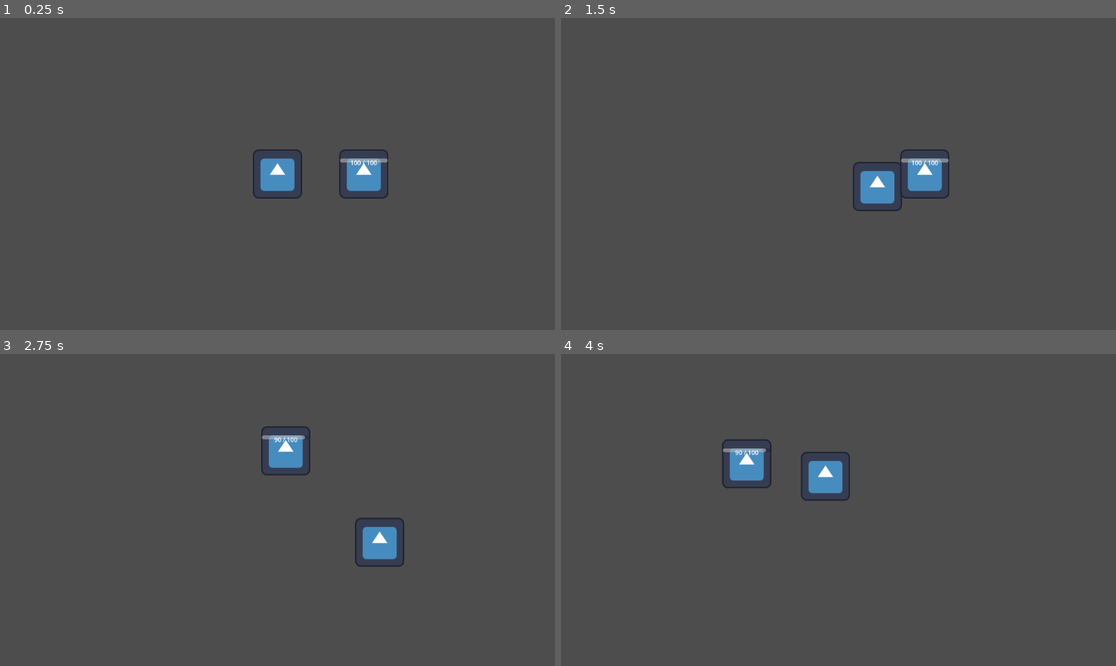
Above: before the commit, frames 1-4 (two rows, left to right).
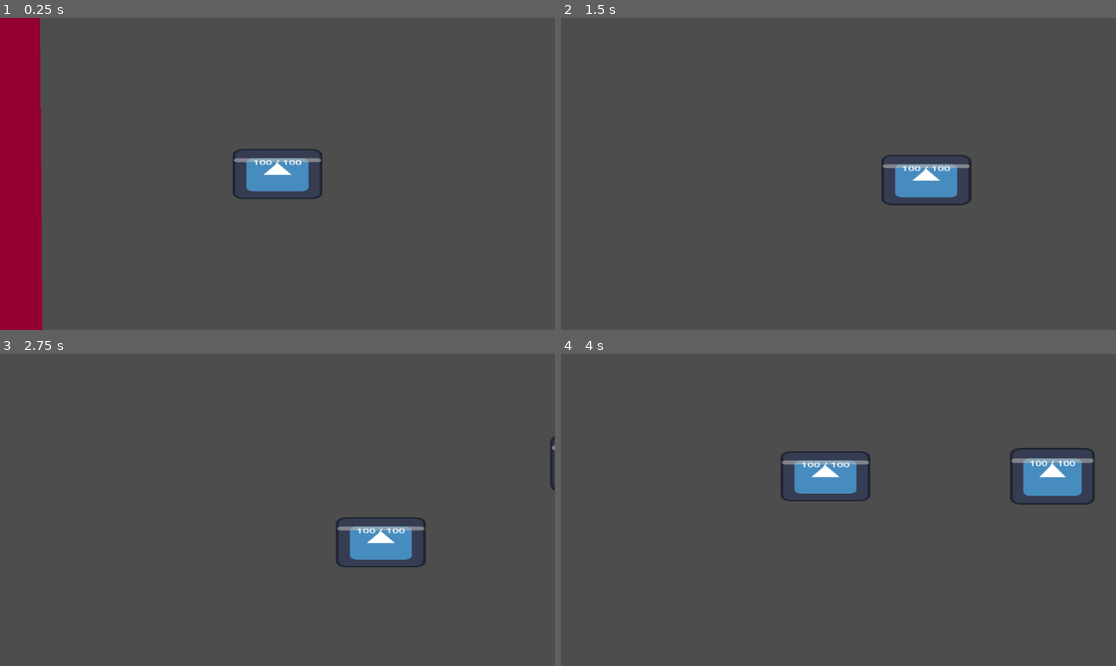
Above: after the commit, the same moments.

Repository: JetDragon2021/monster-arena
Game: Godot game, scene res://main.tscn
The game is run twice, just before and just after one commit, with the same random seed, the same clock (stepped at 60 frames per second) and the same inputs. The engine's default icon, where the game draws it, is replaced by a stand-in: a white triangle on a blue panel in a dark square.
Inputs (mouse positions are in pixels of both pictures, inside the frame that each line leads up to):
- Up to frame 1 (0.25 s): no input
- Up to frame 2 (1.5 s): tap Enter at 0.5 s; move the mouse to (960, 158) at 0.52 s; hold D (move_right) 0.53-1.28 s; click (960, 158) at 0.6 s; tap Space (dodge) at 0.8, 1.35 s; move the mouse to (727, 189) at 1.27 s; hold S (move_down) from 1.28 s (still down)
- Up to frame 3 (2.75 s): click (166, 525) at 1.55 s; move the mouse to (333, 441) at 2.02 s; release S (move_down) at 2.03 s; hold D (move_right) from 2.03 s (still down); click (333, 441) at 2.1 s; tap Space (dodge) at 2.3 s
- Up to frame 4 (4 s): move the mouse to (810, 572) at 2.77 s; release D (move_right) at 2.78 s; hold W (move_up) 2.78-3.53 s; tap Space (dodge) at 2.85, 3.8 s; click (810, 572) at 3.05 s; move the mouse to (1005, 556) at 3.52 s; hold A (move_left) from 3.53 s (still down); click (1005, 556) at 3.6 s

The runs differ from the first frame. In frame 1, 9.4% of the frame differs, in the area x 0-70%, y 0-100%; in frame 2, 2.3%; in frame 3, 2.1%; in frame 4, 3.7%.

Commit message:
combat kinda working

Diff:
--- /dev/null
+++ b/arena.gd
@@ -0,0 +1,16 @@
+extends Node2D
+
+@onready var boundaries = $Boundaries
+@onready var top_wall = $Boundaries/TopWall
+@onready var bottom_wall = $Boundaries/BottomWall
+@onready var left_wall = $Boundaries/LeftWall
+@onready var right_wall = $Boundaries/RightWall
+
+@onready var top_wall_rect = $Boundaries/TopWallRect
+@onready var bottom_wall_rect = $Boundaries/BottomWallRect
+@onready var left_wall_rect = $Boundaries/LeftWallRect
+@onready var right_wall_rect = $Boundaries/RightWallRect
+
+func _ready():
+	# No additional setup needed
+	pass
--- a/arena.tscn
+++ b/arena.tscn
@@ -1,26 +1,180 @@
-[gd_scene load_steps=2 format=3 uid="uid://btkr5v6rhj8hg"]
+[gd_scene load_steps=9 format=3 uid="uid://btkr5v6rhj8hg"]
+
+[ext_resource type="Script" path="res://arena.gd" id="1_qlwqg"]
+[ext_resource type="Script" path="res://player.gd" id="2_player"]
+[ext_resource type="Script" path="res://dummy_monster.gd" id="3_monster"]
+[ext_resource type="Texture2D" uid="uid://dijw6tku1yt3l" path="res://icon.svg" id="5_monster_texture"]
 
 [sub_resource type="RectangleShape2D" id="RectangleShape2D_1"]
-size = Vector2(1152, 64)
+size = Vector2(116.239, 140.885)
+
+[sub_resource type="RectangleShape2D" id="RectangleShape2D_2"]
+size = Vector2(73.5938, 100)
+
+[sub_resource type="RectangleShape2D" id="RectangleShape2D_3"]
+size = Vector2(200, 200)
+
+[sub_resource type="RectangleShape2D" id="RectangleShape2D_4"]
+size = Vector2(150, 150)
 
 [node name="Arena" type="Node2D"]
+script = ExtResource("1_qlwqg")
 
 [node name="Boundaries" type="StaticBody2D" parent="."]
+scale = Vector2(2.64, 2.04)
+collision_mask = 3
 
 [node name="TopWall" type="CollisionShape2D" parent="Boundaries"]
-position = Vector2(576, 0)
+position = Vector2(593.04, 4.90196)
+scale = Vector2(9.45184, 0.357946)
 shape = SubResource("RectangleShape2D_1")
+debug_color = Color(0.572549, 0, 0.298039, 1)
 
 [node name="BottomWall" type="CollisionShape2D" parent="Boundaries"]
-position = Vector2(576, 648)
+position = Vector2(571.591, 647.549)
+scale = Vector2(9.51515, 0.43137)
 shape = SubResource("RectangleShape2D_1")
+debug_color = Color(0.572549, 0, 0.298039, 1)
 
 [node name="LeftWall" type="CollisionShape2D" parent="Boundaries"]
 position = Vector2(0, 324)
 rotation = 1.5708
+scale = Vector2(6.29831, 0.4396)
 shape = SubResource("RectangleShape2D_1")
+debug_color = Color(0.572549, 0, 0.298039, 1)
 
 [node name="RightWall" type="CollisionShape2D" parent="Boundaries"]
 position = Vector2(1152, 324)
 rotation = 1.5708
+scale = Vector2(6.73681, 0.479728)
 shape = SubResource("RectangleShape2D_1")
+debug_color = Color(0.572549, 0, 0.298039, 1)
+
+[node name="TopWallRect" type="ColorRect" parent="Boundaries"]
+offset_top = -32.0
+offset_right = 1152.0
+offset_bottom = 32.0
+color = Color(0.576471, 0, 0.192157, 1)
+
+[node name="BottomWallRect" type="ColorRect" parent="Boundaries"]
+offset_top = 616.0
+offset_right = 1152.0
+offset_bottom = 680.0
+color = Color(0.576471, 0, 0.192157, 1)
+
+[node name="LeftWallRect" type="ColorRect" parent="Boundaries"]
+offset_left = -34.0
+offset_top = -346.0
+offset_right = 30.0
+offset_bottom = 302.0
+rotation = -0.0055052
+scale = Vector2(1, 1.91911)
+color = Color(0.576471, 0, 0.192157, 1)
+
+[node name="RightWallRect" type="ColorRect" parent="Boundaries"]
+offset_left = 1126.0
+offset_top = -418.0
+offset_right = 1190.0
+offset_bottom = 230.0
+rotation = 0.00229514
+scale = Vector2(1, 2.03954)
+color = Color(0.574851, 0, 0.193708, 1)
+
+[node name="Player" type="CharacterBody2D" parent="." groups=["player"]]
+position = Vector2(300, 300)
+scale = Vector2(0.63615, 0.42024)
+collision_layer = 2
+collision_mask = 5
+script = ExtResource("2_player")
+metadata/_edit_group_ = true
+
+[node name="Sprite2D" type="Sprite2D" parent="Player"]
+texture = ExtResource("5_monster_texture")
+
+[node name="CollisionShape2D" type="CollisionShape2D" parent="Player"]
+position = Vector2(3.14392, 2.37961)
+scale = Vector2(1.09397, 1.04274)
+shape = SubResource("RectangleShape2D_1")
+
+[node name="AttackArea" type="Area2D" parent="Player"]
+collision_layer = 2
+collision_mask = 4
+
+[node name="CollisionShape2D" type="CollisionShape2D" parent="Player/AttackArea"]
+position = Vector2(-0.800012, -3)
+scale = Vector2(2.56, 2.16)
+shape = SubResource("RectangleShape2D_2")
+
+[node name="HealthBar" type="ProgressBar" parent="Player"]
+offset_left = -62.0
+offset_top = -40.0
+offset_right = 62.0
+offset_bottom = -30.0
+value = 100.0
+show_percentage = false
+
+[node name="HealthLabel" type="Label" parent="Player/HealthBar"]
+layout_mode = 0
+offset_left = 1.0
+offset_top = -1.0
+offset_right = 124.0
+offset_bottom = 22.0
+text = "100 / 100"
+horizontal_alignment = 1
+
+[node name="Camera2D" type="Camera2D" parent="Player"]
+process_mode = 1
+scale = Vector2(2.88635, 2.90367)
+zoom = Vector2(0.8, 0.8)
+position_smoothing_enabled = true
+drag_horizontal_enabled = true
+drag_vertical_enabled = true
+
+[node name="DummyMonster" type="CharacterBody2D" parent="." groups=["enemy"]]
+position = Vector2(800, 300)
+scale = Vector2(0.6, 0.474962)
+collision_layer = 4
+collision_mask = 5
+script = ExtResource("3_monster")
+metadata/_edit_group_ = true
+
+[node name="Sprite2D" type="Sprite2D" parent="DummyMonster"]
+texture = ExtResource("5_monster_texture")
+
+[node name="CollisionShape2D" type="CollisionShape2D" parent="DummyMonster"]
+position = Vector2(0, -0.5)
+shape = SubResource("RectangleShape2D_1")
+
+[node name="HealthBar" type="ProgressBar" parent="DummyMonster"]
+offset_left = -62.0
+offset_top = -40.0
+offset_right = 62.0
+offset_bottom = -30.0
+value = 100.0
+show_percentage = false
+
+[node name="HealthLabel" type="Label" parent="DummyMonster/HealthBar"]
+layout_mode = 0
+offset_left = 1.0
+offset_top = -1.0
+offset_right = 124.0
+offset_bottom = 22.0
+text = "100 / 100"
+horizontal_alignment = 1
+
+[node name="AttackArea" type="Area2D" parent="DummyMonster"]
+collision_layer = 4
+collision_mask = 2
+
+[node name="CollisionShape2D" type="CollisionShape2D" parent="DummyMonster/AttackArea"]
+position = Vector2(100, 0)
+scale = Vector2(5, 3)
+shape = SubResource("RectangleShape2D_3")
+
+[node name="DetectionArea" type="Area2D" parent="DummyMonster"]
+collision_layer = 2
+collision_mask = 2
+
+[node name="CollisionShape2D" type="CollisionShape2D" parent="DummyMonster/DetectionArea"]
+scale = Vector2(2, 2)
+shape = SubResource("RectangleShape2D_4")
--- a/dummy_monster.gd
+++ b/dummy_monster.gd
@@ -1,25 +1,201 @@
 extends CharacterBody2D
 
+@export var speed = 300.0  # Movement speed
+@export var acceleration = 1500.0  # How quickly the character reaches max speed
+@export var friction = 1000.0  # How quickly the character slows down
+@export var dodge_speed = 800.0  # Speed during dodge
+@export var dodge_duration = 0.3  # Duration of dodge
+@export var dodge_cooldown = 1.0  # Cooldown between dodges
+
 @export var max_health: int = 100
+@export var attack_damage: int = 20  # Increased damage
+@export var attack_range: float = 200.0  # Increased attack range
+@export var chase_range: float = 500.0  # Increased chase range
+
 var health: int = max_health
+
+# Dodge variables
+var is_dodging = false
+var dodge_timer = 0.0
+var dodge_direction = Vector2.ZERO
+
+# AI movement variables
+var target = null
+var wander_timer = 0.0
+var wander_direction = Vector2.ZERO
+var attack_timer = 0.0
+var attack_cooldown: float = 1.5  # Increased cooldown for more strategic attacks
+
+# Ability cooldowns
+var ability_cooldowns: Dictionary = {}
 
 @onready var health_bar = $HealthBar
 @onready var health_label = $HealthBar/HealthLabel
+@onready var attack_area = $AttackArea
+@onready var detection_area = $DetectionArea
 
 func _ready():
+	# Add to enemy group
+	add_to_group("enemy")
+
+	# Initialize ability cooldowns
+	ability_cooldowns = {
+		"attack": 0,
+		"dodge": 0
+	}
+
 	health_bar.max_value = max_health
 	update_health_display()
 
-func take_damage(amount: int):
-	health -= amount
-	update_health_display()
-
-	if health <= 0:
-		die()
+	# Connect detection area signals
+	detection_area.connect("body_entered", Callable(self, "_on_detection_area_body_entered"))
+	detection_area.connect("body_exited", Callable(self, "_on_detection_area_body_exited"))
+
+	# Connect attack area signals for additional debugging
+	attack_area.connect("body_entered", Callable(self, "_on_attack_area_body_entered"))
+	attack_area.connect("body_exited", Callable(self, "_on_attack_area_body_exited"))
+
+	# Print attack area collision shape details
+	var attack_area_shape = $AttackArea/CollisionShape2D
+	print("Attack Area Position: ", attack_area_shape.position)
+	print("Attack Area Scale: ", attack_area_shape.scale)
+
+func update_cooldowns(delta):
+	for ability in ability_cooldowns:
+		if ability_cooldowns[ability] > 0:
+			ability_cooldowns[ability] -= delta
 
 func update_health_display():
 	health_bar.value = health
 	health_label.text = "%d / %d" % [health, max_health]
 
+func _physics_process(delta):
+	# Update ability cooldowns
+	update_cooldowns(delta)
+
+	# Dodge logic
+	if is_dodging:
+		dodge_timer += delta
+		velocity = dodge_direction * dodge_speed
+
+		if dodge_timer >= dodge_duration:
+			is_dodging = false
+			dodge_timer = 0.0
+	else:
+		# AI movement logic
+		if target:
+			var distance_to_target = global_position.distance_to(target.global_position)
+			print("Distance to target: %f" % distance_to_target)
+			print("Attack range: %f" % attack_range)
+			print("Chase range: %f" % chase_range)
+			print("Attack cooldown: %f" % ability_cooldowns["attack"])
+
+			# Decide behavior based on distance to target
+			if distance_to_target <= attack_range:
+				# Stop and attack
+				velocity = Vector2.ZERO
+
+				# Strategic attack with cooldown
+				if ability_cooldowns["attack"] <= 0:
+					print("Attempting to attack!")
+					attack()
+			elif distance_to_target <= chase_range:
+				# Chase the target more aggressively
+				var direction_to_target = (target.global_position - global_position).normalized()
+				velocity = direction_to_target * speed  # Full speed chase
+
+				# Try to dodge if close and health is low
+				if distance_to_target < 150 and health < max_health / 2:
+					if ability_cooldowns["dodge"] <= 0:
+						dodge_towards_target()
+			else:
+				# Wander or idle when no target is in range
+				wander_timer += delta
+				if wander_timer >= 2.0:  # Change direction every 2 seconds
+					wander_direction = Vector2(randf_range(-1, 1), randf_range(-1, 1)).normalized()
+					wander_timer = 0.0
+
+				velocity = velocity.move_toward(wander_direction * speed * 0.5, acceleration * delta)
+
+	# Apply movement
+	move_and_slide()
+
+func take_damage(damage_amount):
+	health -= damage_amount
+	update_health_display()
+
+	if health <= 0:
+		die()
+
 func die():
+	print("Enemy died!")
 	queue_free()
+
+func attack():
+	# Strategic attack with cooldown
+	print("Enemy attack method called!")
+	print("Attack Area Overlapping Bodies: %s" % attack_area.get_overlapping_bodies())
+
+	# Find bodies in attack area
+	var bodies = attack_area.get_overlapping_bodies()
+
+	var attacked = false
+	for body in bodies:
+		print("Checking body: %s" % body)
+		print("Is in player group: %s" % body.is_in_group("player"))
+		print("Body global position: %s" % body.global_position)
+		print("Enemy global position: %s" % global_position)
+		print("Distance between enemy and body: %f" % global_position.distance_to(body.global_position))
+
+		# Directly check for player
+		if body.is_in_group("player"):
+			# Explicitly deal damage
+			var damage_to_deal = attack_damage
+			print("ATTACKING PLAYER for %d damage!" % damage_to_deal)
+
+			# Reduce player health directly
+			body.health -= damage_to_deal
+			body.update_health_display()
+
+			# Check if player died
+			if body.health <= 0:
+				body.die()
+
+			attacked = true
+
+	# Reset attack cooldown only if an attack was performed
+	if attacked:
+		ability_cooldowns["attack"] = attack_cooldown
+	else:
+		print("No player found in attack area to damage!")
+
+func dodge_towards_target():
+	if ability_cooldowns["dodge"] > 0 or is_dodging or not target:
+		return
+
+	# Dodge in direction away from or perpendicular to target
+	var direction_to_target = (target.global_position - global_position).normalized()
+	dodge_direction = Vector2(-direction_to_target.y, direction_to_target.x)  # Perpendicular
+
+	is_dodging = true
+	ability_cooldowns["dodge"] = dodge_cooldown
+
+func _on_detection_area_body_entered(body):
+	if body.is_in_group("player"):
+		target = body
+		print("Player entered detection area!")
+
+func _on_detection_area_body_exited(body):
+	if body == target:
+		target = null
+		print("Player left detection area!")
+
+func _on_attack_area_body_entered(body):
+	print("Body entered attack area: %s" % body)
+	print("Is in player group: %s" % body.is_in_group("player"))
+	print("Body global position: %s" % body.global_position)
+	print("Enemy global position: %s" % global_position)
+	print("Distance between enemy and body: %f" % global_position.distance_to(body.global_position))
+
+func _on_attack_area_body_exited(body):
+	print("Body exited attack area: %s" % body)
--- a/dummy_monster.tscn
+++ b/dummy_monster.tscn
@@ -6,8 +6,15 @@
 [sub_resource type="RectangleShape2D" id="RectangleShape2D_1"]
 size = Vector2(124, 123)
 
+[sub_resource type="RectangleShape2D" id="RectangleShape2D_2"]
+size = Vector2(200, 200)
+
+[sub_resource type="RectangleShape2D" id="RectangleShape2D_3"]
+size = Vector2(150, 150)
+
 [node name="DummyMonster" type="CharacterBody2D"]
 script = ExtResource("1_x8nqk")
+metadata/_edit_group_ = true
 
 [node name="Sprite2D" type="Sprite2D" parent="."]
 texture = ExtResource("2_qx7yx")
@@ -32,3 +39,20 @@
 offset_bottom = 22.0
 text = "100 / 100"
 horizontal_alignment = 1
+
+[node name="AttackArea" type="Area2D" parent="."]
+collision_layer = 4
+collision_mask = 2
+
+[node name="CollisionShape2D" type="CollisionShape2D" parent="AttackArea"]
+position = Vector2(100, 0)
+scale = Vector2(5, 5)
+shape = SubResource("RectangleShape2D_2")
+
+[node name="DetectionArea" type="Area2D" parent="."]
+collision_layer = 2
+collision_mask = 2
+
+[node name="CollisionShape2D" type="CollisionShape2D" parent="DetectionArea"]
+scale = Vector2(5, 5)
+shape = SubResource("RectangleShape2D_3")
--- a/main.tscn
+++ b/main.tscn
@@ -1,24 +1,8 @@
-[gd_scene load_steps=4 format=3 uid="uid://ctvoq5r2nyqne"]
+[gd_scene load_steps=2 format=3 uid="uid://ctvoq5r2nyqne"]
 
-[ext_resource type="PackedScene" uid="uid://cssq77rxkvmx" path="res://player.tscn" id="1_qqtgb"]
 [ext_resource type="PackedScene" uid="uid://btkr5v6rhj8hg" path="res://arena.tscn" id="2_qx7yx"]
-[ext_resource type="PackedScene" uid="uid://pn5tac8vw11n" path="res://dummy_monster.tscn" id="3_qx7yx"]
 
 [node name="main" type="Node2D"]
 
 [node name="Arena" parent="." instance=ExtResource("2_qx7yx")]
-scale = Vector2(1.45118, 2.44)
-
-[node name="Player" parent="." instance=ExtResource("1_qqtgb")]
-position = Vector2(576, 324)
-scale = Vector2(1, 1)
-
-[node name="Camera2D" type="Camera2D" parent="Player"]
-process_mode = 1
-zoom = Vector2(0.8, 0.8)
-position_smoothing_enabled = true
-drag_horizontal_enabled = true
-drag_vertical_enabled = true
-
-[node name="DummyMonster" parent="." instance=ExtResource("3_qx7yx")]
-position = Vector2(800, 324)
+scale = Vector2(2.86915, 2.4325)
--- a/player.gd
+++ b/player.gd
@@ -25,6 +25,8 @@
 
 @onready var attack_area = $AttackArea
 @onready var camera = $Camera2D
+@onready var health_bar = $HealthBar
+@onready var health_label = $HealthBar/HealthLabel
 
 func _ready():
 	# Initialize ability cooldowns
@@ -44,6 +46,10 @@
 		"time_warp": 0
 	}
 
+	# Initialize health bar
+	health_bar.max_value = max_health
+	update_health_display()
+
 func _physics_process(delta):
 	# Dodge logic
 	if is_dodging:
@@ -66,8 +72,14 @@
 		else:
 			velocity = velocity.move_toward(Vector2.ZERO, friction * delta)
 
-	# Move the character
-	move_and_slide()
+	# Move the character and handle collisions
+	var collision = move_and_collide(velocity * delta)
+
+	# If collision occurs with an enemy, stop movement
+	if collision:
+		var collider = collision.get_collider()
+		if collider.is_in_group("enemy"):
+			velocity = Vector2.ZERO
 
 	# Smooth camera tracking
 	if camera:
@@ -94,17 +106,18 @@
 	if ability_cooldowns["dodge"] > 0 or is_dodging:
 		return
 
-	# Get movement direction for dodge
+	# Dodge in input direction
 	var input_vector = Vector2.ZERO
 	input_vector.x = Input.get_action_strength("move_right") - Input.get_action_strength("move_left")
 	input_vector.y = Input.get_action_strength("move_down") - Input.get_action_strength("move_up")
 
-	# If no movement input, dodge in last movement direction or forward
+	# If no input, dodge in last movement direction
 	if input_vector == Vector2.ZERO:
-		input_vector = Vector2.RIGHT  # Default dodge direction
-
-	dodge_direction = input_vector.normalized()
+		input_vector = velocity.normalized()
+
+	dodge_direction = input_vector
 	is_dodging = true
+	dodge_timer = 0.0
 	ability_cooldowns["dodge"] = dodge_cooldown
 
 # Basic attack ability
@@ -122,15 +135,44 @@
 	ability_cooldowns["attack"] = 0.5  # Half-second cooldown
 
 func take_damage(amount: int):
-	if is_dodging:
-		return  # Invincible during dodge
+	print("PLAYER TAKE DAMAGE CALLED!")
+	print("Current Health Before Damage: ", health)
+	print("Damage Amount: ", amount)
 
 	health -= amount
+	print("Current Health After Damage: ", health)
+
+	# Update health display
+	update_health_display()
+
+	# Check for death
 	if health <= 0:
+		print("PLAYER DIED!")
 		die()
 
+	return true
+
+func update_health_display():
+	print("Updating Health Display")
+	print("Health: ", health)
+	print("Max Health: ", max_health)
+
+	if health_bar:
+		health_bar.value = health
+		print("Health Bar Value Set To: ", health_bar.value)
+	else:
+		print("ERROR: Health Bar Not Found!")
+
+	if health_label:
+		health_label.text = "%d / %d" % [health, max_health]
+		print("Health Label Text Set To: ", health_label.text)
+	else:
+		print("ERROR: Health Label Not Found!")
+
 func die():
-	queue_free()
+	print("PLAYER DIE METHOD CALLED!")
+	health = max_health
+	update_health_display()
 
 # Universal Abilities
 func clone():
@@ -143,6 +185,7 @@
 	if ability_cooldowns["heal"] > 0:
 		return
 	health = min(health + amount, max_health)
+	update_health_display()
 	ability_cooldowns["heal"] = 5.0  # 5-second cooldown
 
 func rage():
@@ -198,3 +241,13 @@
 		return
 	# TODO: Implement time warp (reset all cooldowns)
 	ability_cooldowns["time_warp"] = 60.0  # 1-minute cooldown
+
+func trigger_enemy_attack():
+	# Find all enemies in the scene and force them to attack
+	var enemies = get_tree().get_nodes_in_group("enemy")
+	print("Triggering attack for enemies: ", enemies)
+
+	for enemy in enemies:
+		if enemy.has_method("attack"):
+			print("Forcing enemy attack!")
+			enemy.attack()
--- a/player.tscn
+++ b/player.tscn
@@ -9,7 +9,7 @@
 [sub_resource type="RectangleShape2D" id="RectangleShape2D_2"]
 size = Vector2(73.5938, 100)
 
-[node name="Player" type="CharacterBody2D"]
+[node name="Player" type="CharacterBody2D" groups=["player"]]
 scale = Vector2(1.07615, 0.82024)
 script = ExtResource("1_x8nqk")
 metadata/_edit_group_ = true
@@ -19,12 +19,31 @@
 
 [node name="CollisionShape2D" type="CollisionShape2D" parent="."]
 position = Vector2(-2.5, -0.763812)
-scale = Vector2(1.0565, 1.04274)
+scale = Vector2(1.09397, 1.04274)
 shape = SubResource("RectangleShape2D_1")
 
 [node name="AttackArea" type="Area2D" parent="."]
+collision_layer = 2
+collision_mask = 4
 
 [node name="CollisionShape2D" type="CollisionShape2D" parent="AttackArea"]
 position = Vector2(-0.800012, -3)
 scale = Vector2(2.56, 2.16)
 shape = SubResource("RectangleShape2D_2")
+
+[node name="HealthBar" type="ProgressBar" parent="."]
+offset_left = -62.0
+offset_top = -40.0
+offset_right = 62.0
+offset_bottom = -30.0
+value = 100.0
+show_percentage = false
+
+[node name="HealthLabel" type="Label" parent="HealthBar"]
+layout_mode = 0
+offset_left = 1.0
+offset_top = -1.0
+offset_right = 124.0
+offset_bottom = 22.0
+text = "100 / 100"
+horizontal_alignment = 1
--- a/project.godot
+++ b/project.godot
@@ -47,3 +47,8 @@
 "events": [Object(InputEventKey,"resource_local_to_scene":false,"resource_name":"","device":-1,"window_id":0,"alt_press …(191 unchanged characters)…
 ]
 }
+debug_attack={
+"deadzone": 0.5,
+"events": [Object(InputEventKey,"resource_local_to_scene":false,"resource_name":"","device":-1,"window_id":0,"alt_pressed":false,"shift_pressed":false,"ctrl_pressed":false,"meta_pressed":false,"pressed":false,"keycode":0,"physical_keycode":69,"key_label":0,"unicode":101,"location":0,"echo":false,"script":null)
+]
+}
Not shown: 1 places in dummy_monster.tscn that only renumber resources
Not shown: 1 places in player.tscn that only renumber resources
Not shown, changed: plan.md
